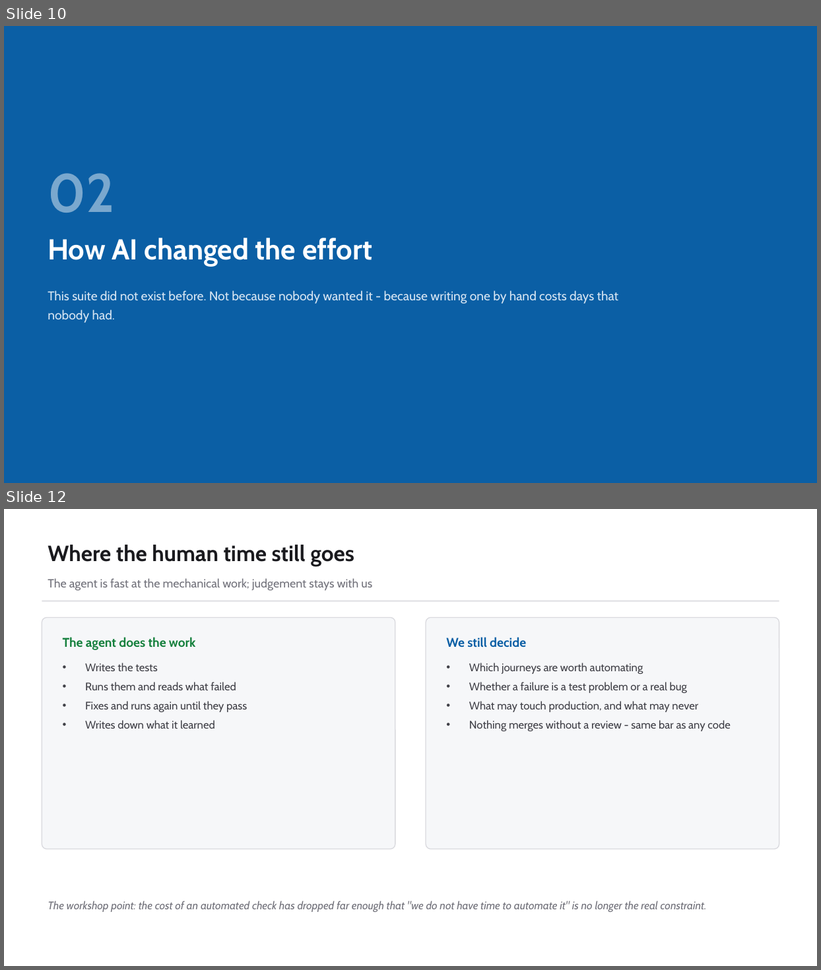
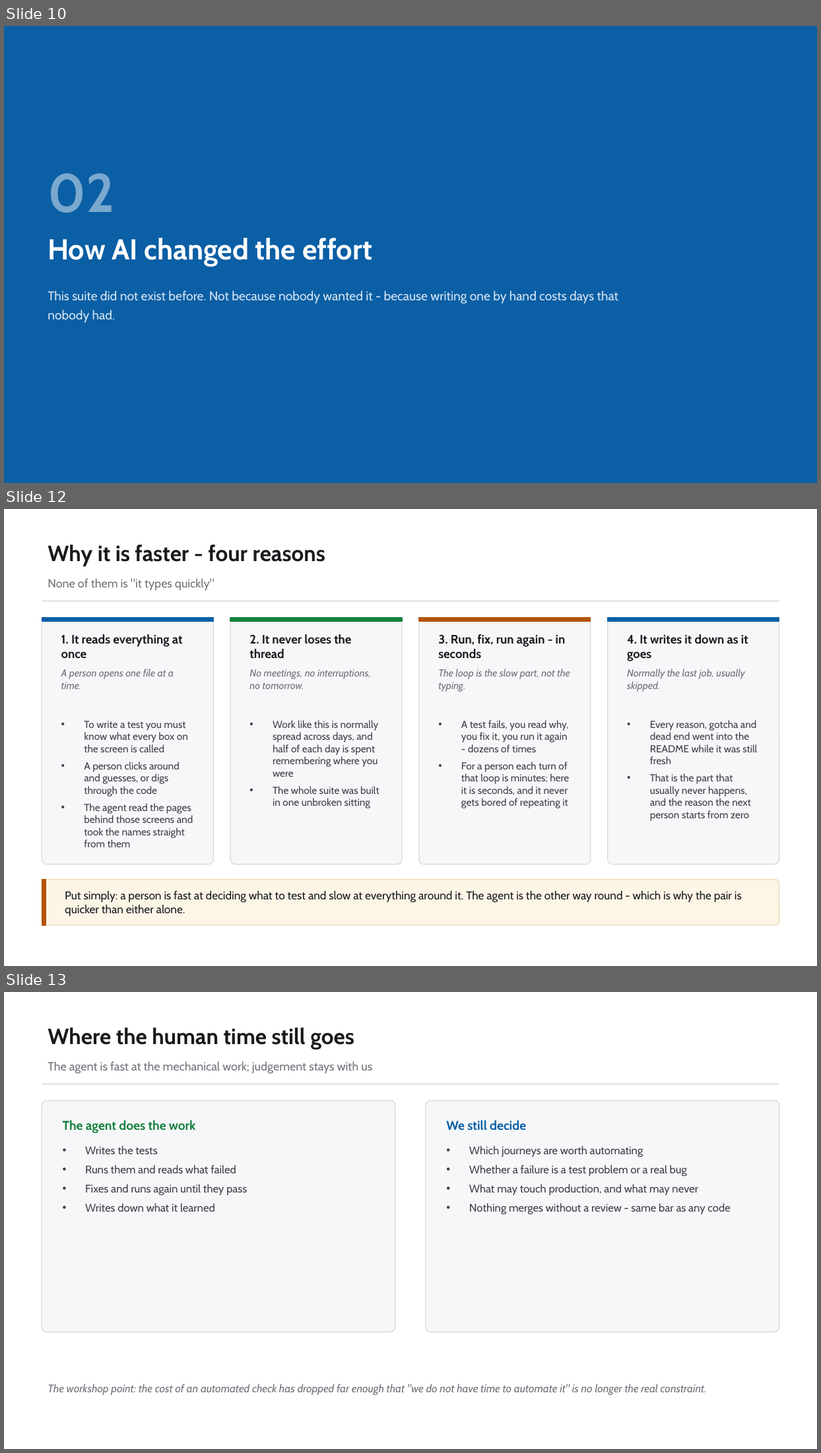
Before and after one commit to bulubuloa/AS.APAC.AI.Workshop, a slide deck: presentations/Web_Test_Automation_Playwright.pptx. Shown one above the other, each under a label of ours: slides 10 and 12 before the commit, slides 10, 12 and 13 after it; the slides between them are not shown. The pictures are 821x970 and 821x1453 pixels, drawn with LibreOffice and Linux fonts; fonts in the diff are those of the drawing. Boxes give left, top, right and bottom in pixels: in the first picture for what was removed or moved away, otherwise in the second. Text is boxed around its words. In the diff, an @@ line names an element or a change of style, - is before the commit and + after.

Commit message:
Playwright deck: show the speed gap against a human and explain where it comes from

```diff
--- a/presentations/Web_Test_Automation_Playwright.pptx
+++ b/presentations/Web_Test_Automation_Playwright.pptx
@@ slide 12 added at [4,509,817,966], background #FFFFFF @@
@@ text added at [48,545,325,566], 26 pt, text #1A1A1E, bold @@
+Why it is faster - four reasons
@@ text added at [48,578,215,591], 14 pt, text #71717A @@
+None of them is "it types quickly"
@@ rectangle added at [42,601,780,601], fill #D9D9DE @@
@@ rounded rectangle added at [42,618,213,865], fill #F6F7F9, outline #D9D9DE 1 pt @@
@@ rectangle added at [42,618,213,621], fill #0B5FA5, outline #0B5FA5 1 pt @@
@@ rounded rectangle added at [230,618,402,865], fill #F6F7F9, outline #D9D9DE 1 pt @@
@@ rectangle added at [230,618,402,621], fill #15803D, outline #15803D 1 pt @@
@@ rounded rectangle added at [419,618,591,865], fill #F6F7F9, outline #D9D9DE 1 pt @@
@@ rectangle added at [419,618,591,621], fill #B45309, outline #B45309 1 pt @@
@@ rounded rectangle added at [608,618,780,865], fill #F6F7F9, outline #D9D9DE 1 pt @@
@@ rectangle added at [608,618,780,621], fill #0B5FA5, outline #0B5FA5 1 pt @@
@@ text added at [61,634,183,658], 14.5 pt, text #1A1A1E, bold @@
+1. It reads everything at once
@@ text added at [250,634,351,659], 14.5 pt, text #1A1A1E, bold @@
+2. It never loses the thread
@@ text added at [438,634,566,658], 14.5 pt, text #1A1A1E, bold @@
+3. Run, fix, run again - in seconds
@@ text added at [627,634,748,661], 14.5 pt, text #1A1A1E, bold @@
+4. It writes it down as it goes
@@ text added at [61,669,174,689], 12 pt, text #71717A, italic @@
+A person opens one file at a time.
@@ text added at [250,669,371,689], 12 pt, text #71717A, italic @@
+No meetings, no interruptions, no tomorrow.
@@ text added at [438,669,570,692], 12 pt, text #71717A, italic @@
+The loop is the slow part, not the typing.
@@ text added at [627,669,745,692], 12 pt, text #71717A, italic @@
+Normally the last job, usually skipped.
@@ text added at [84,721,193,848], 12 pt, text #3F3F46 @@
+• To write a test you must know what every box on the screen is called
+• A person clicks around and guesses, or digs through the code
+• The agent read the pages behind those screens and took the names straight from them
@@ text added at [273,720,380,809], 12 pt, text #3F3F46 @@
+• Work like this is normally spread across days, and half of each day is spent remembering where you were
+• The whole suite was built in one unbroken sitting
@@ text added at [461,720,569,809], 12 pt, text #3F3F46 @@
+• A test fails, you read why, you fix it, you run it again - dozens of times
+• For a person each turn of that loop is minutes; here it is seconds, and it never gets bored of repeating it
@@ text added at [650,720,757,821], 12 pt, text #3F3F46 @@
+• Every reason, gotcha and dead end went into the README while it was still fresh
+• That is the part that usually never happens, and the reason the next person starts from zero
@@ rounded rectangle added at [42,880,780,925], fill #FDF6E7, outline #EBD9AE 1 pt @@
@@ rectangle added at [42,880,46,925], fill #B45309, outline #B45309 1 pt @@
@@ text added at [65,891,742,917], 13.5 pt, text #1A1A1E @@
+Put simply: a person is fast at deciding what to test and slow at everything around it. The agent is the other way round - which is why the pair is quicker than either alone.
@@ what was slide 12 is now slide 13 @@
```
Also in this commit, not shown: 1 other slide added, 1 slide removed, 2 other files.
